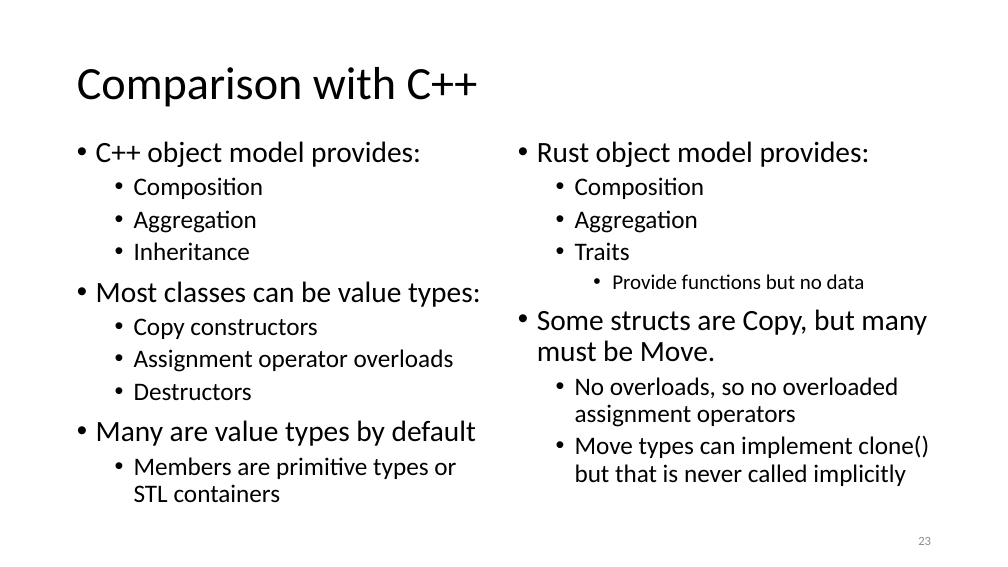
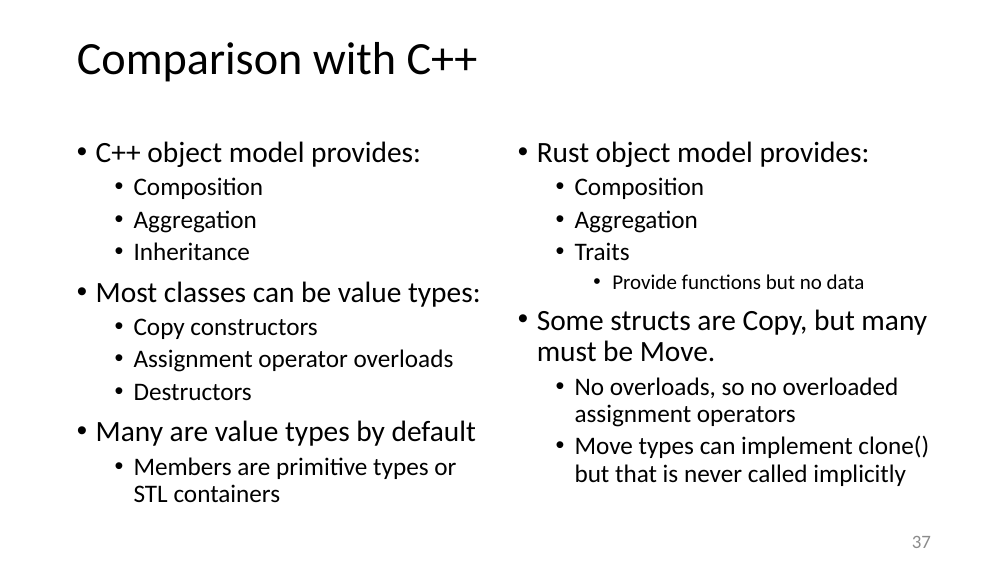
Before and after one commit to JimFawcett/JimFawcett.github.io, a slide deck: slide 37 of Resources/RustModels.pptx (slide 23 before the commit). Drawn at 1008x567 pixels with LibreOffice and Linux fonts; fonts in the diff are those of the drawing. Boxes give left, top, right and bottom in pixels: in the first picture for what was removed or moved away, otherwise in the second. Text is boxed around its words. In the diff, an @@ line names an element or a change of style, - is before the commit and + after.

```diff
--- a/Resources/RustModels.pptx
+++ b/Resources/RustModels.pptx
@@ title "Comparison with C++": place and size @@
-title "Comparison with C++" at box(77, 67, 478, 107)
+title "Comparison with C++" at box(77, 42, 478, 82)
@@ page number at box(912, 536, 931, 548): text changed; size 12 to 18 pt @@
-23
+37
```
Also in this commit, not shown: 3 other slides changed, 15 slides added, 2 other files.
